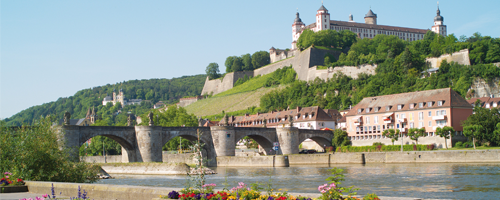
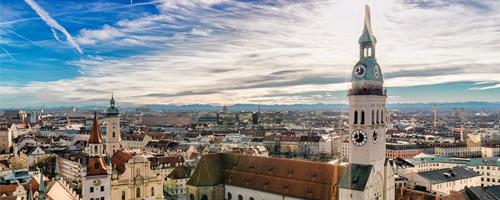
Two versions of the same layered image (500x200). Layer-by-layer changes:
added layer "Layer 3" in group "offices" over (0, 0, 500, 200)
hid "Würzi" over (0, 0, 500, 200)
